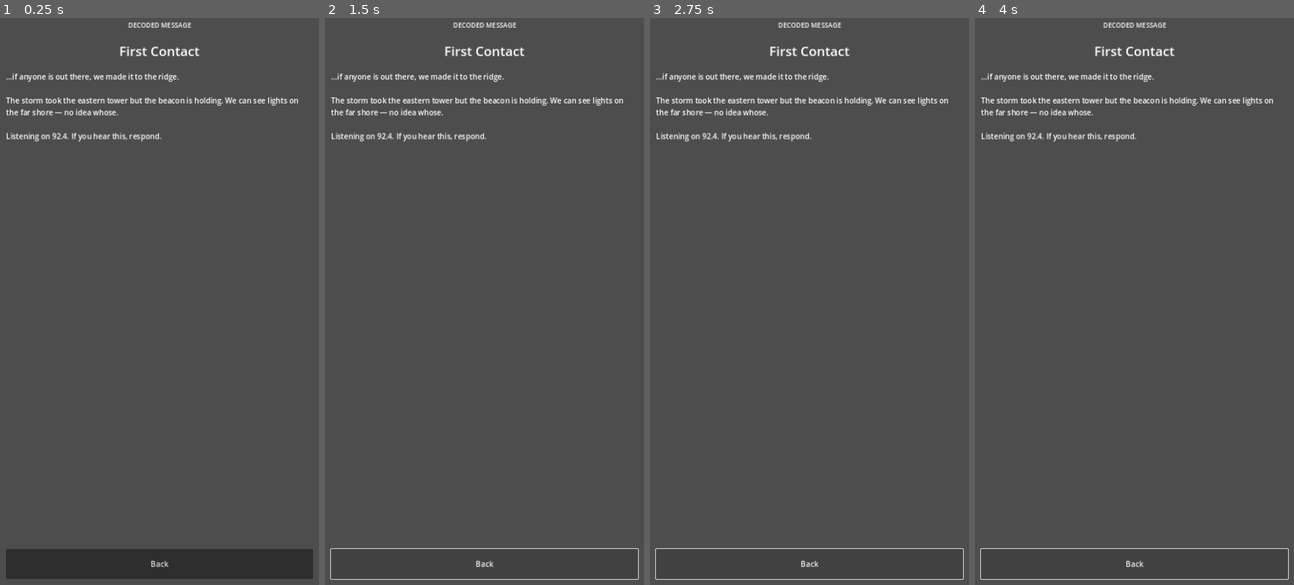
Above: before the commit, frames 1-4 (left to right).
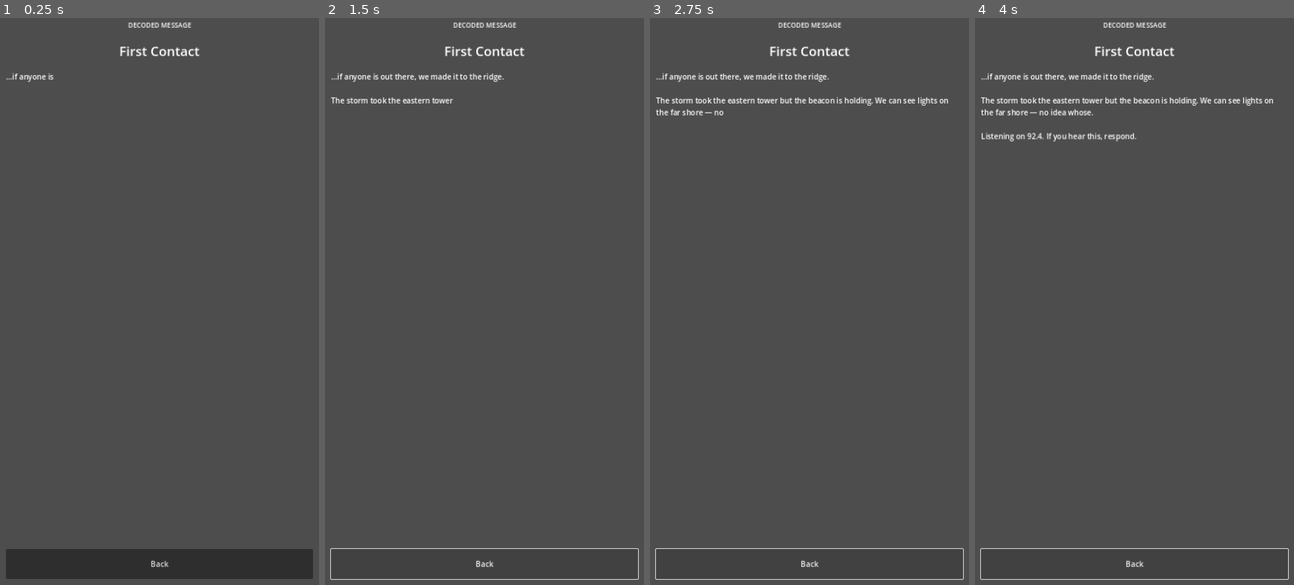
Above: after the commit, the same moments.

Repository: aksharghatole/signal-drift
Game: Godot game, scene res://scenes/MessageView.tscn
The game is run twice, just before and just after one commit, with the same random seed, the same clock (stepped at 60 frames per second) and the same inputs. This scene is started directly instead of the project's main scene.
Inputs:
- Up to frame 1 (0.25 s): no input
- Up to frame 2 (1.5 s): click "Back" at 1.25 s
- Up to frame 3 (2.75 s): no input
- Up to frame 4 (4 s): no input

The runs differ from the first frame. In frame 1, 1.3% of the frame differs, in the area x 1-94%, y 9-22%; in frame 2, 0.9%; in frame 3, 0.4%; in frame 4, nothing differs.

Commit message:
Reveal decoded messages one character at a time

Diff:
--- a/scripts/ui/MessageView.gd
+++ b/scripts/ui/MessageView.gd
@@ -4,6 +4,8 @@
 ## Displays the decoded message pulled from MessageDB.get_current().
 ## On Back, advances MessageDB to the next message and returns to the
 ## radio console.
+
+const CHARACTERS_PER_SECOND := 55.0
 
 @onready var title_label: Label = $VBox/TitleLabel
 @onready var body_label: Label  = $VBox/BodyScroll/BodyLabel
@@ -24,6 +26,17 @@
 
 	title_label.text = msg.get("title", "Untitled")
 	body_label.text = msg.get("body", "")
+	var character_count := body_label.get_total_character_count()
+	if character_count == 0:
+		return
+
+	# Reveal the text without changing the label's wrapping as it appears.
+	body_label.visible_characters_behavior = TextServer.VC_CHARS_AFTER_SHAPING
+	body_label.visible_characters = 0
+	var reveal := create_tween()
+	reveal.tween_property(
+		body_label, "visible_characters", character_count, character_count / CHARACTERS_PER_SECOND
+	)
 
 
 func _on_back_pressed() -> void:
